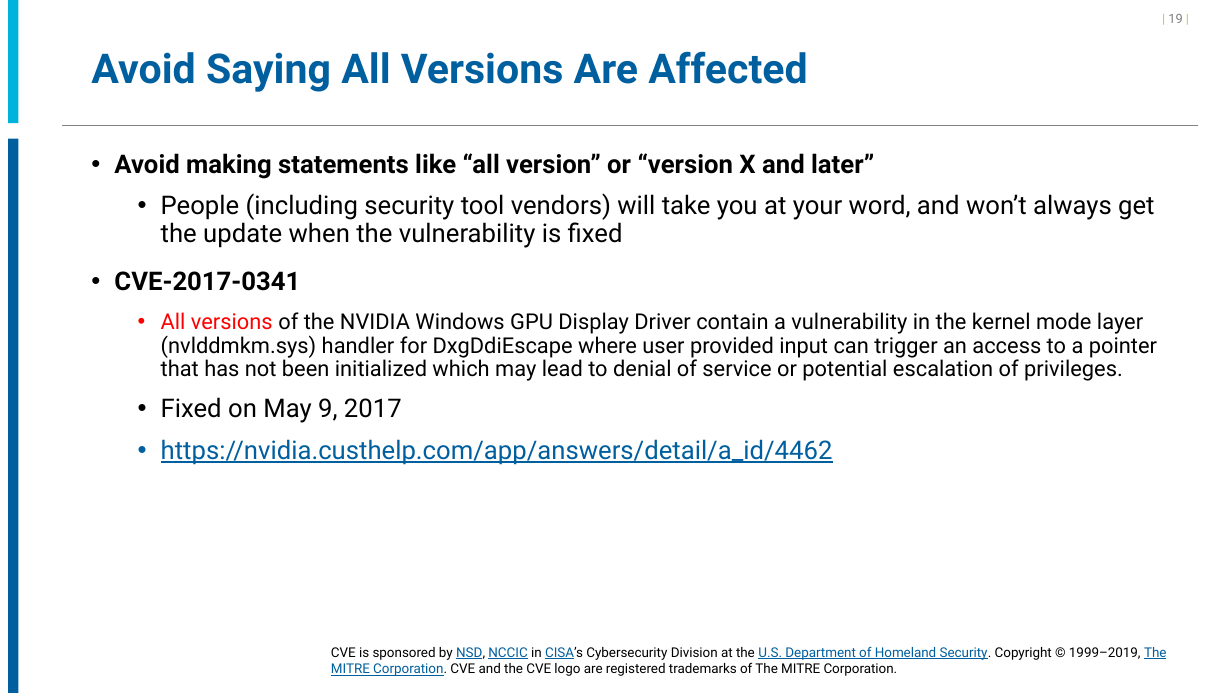
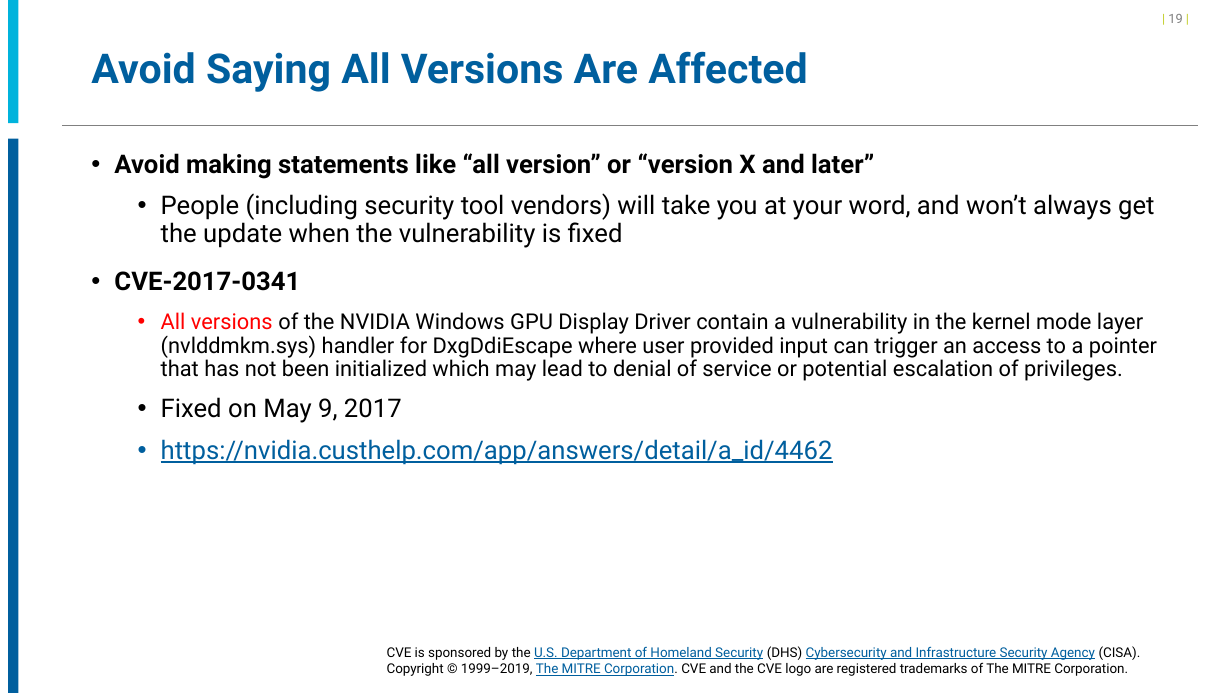
Before and after one commit to CVEProject/cveproject.github.io, a slide deck: slide 19 of docs/cna/CVE_Entry_Creation.pptx. Drawn at 1232x693 pixels with LibreOffice and Linux fonts; fonts in the diff are those of the drawing; background and template pictures are left out. Boxes give left, top, right and bottom in pixels: in the first picture for what was removed or moved away, otherwise in the second. Text is boxed around its words. In the diff, an @@ line names an element or a change of style, - is before the commit and + after.

Commit message:
Upload CVE_Entry_Creation.pptx
Updated sponsor info in footer

```diff
--- a/docs/cna/CVE_Entry_Creation.pptx
+++ b/docs/cna/CVE_Entry_Creation.pptx
@@ text at (387, 646, 1141, 676): text changed @@
-CVE is sponsored by NSD, NCCIC in CISA’s Cybersecurity Division at the U.S. Department of Homeland Security. Copyright © 1999–2019, The MITRE Corporation. CVE and the CVE logo are registered trademarks of The MITRE Corporation.
+CVE is sponsored by the U.S. Department of Homeland Security (DHS) Cybersecurity and Infrastructure Security Agency (CISA). Copyright © 1999–2019, The MITRE Corporation. CVE and the CVE logo are registered trademarks of The MITRE Corporation.
```
Also in this commit, not shown: 22 other slides changed.
